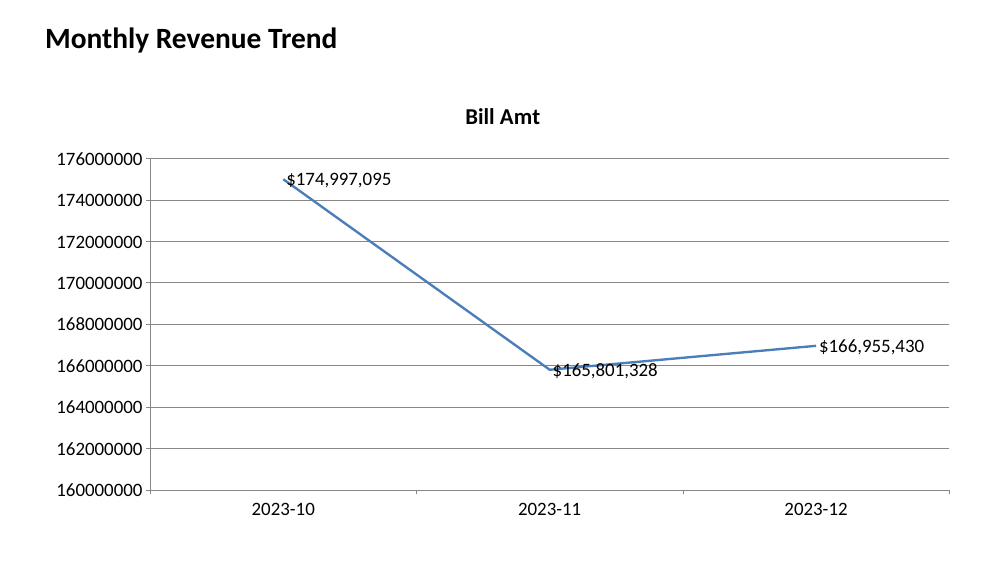
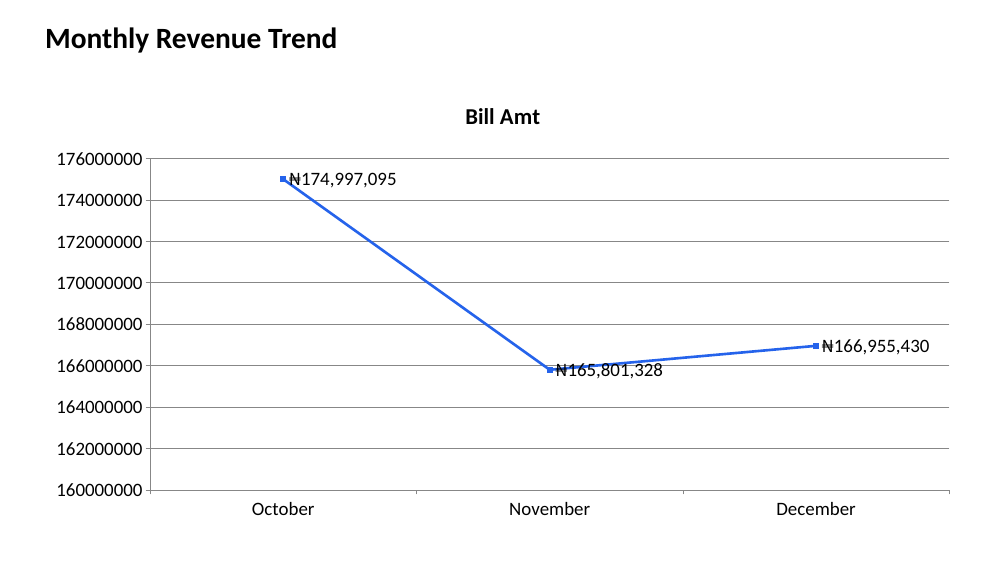
Before and after one commit to Legitbosz/AI-Data-Agent, a slide deck: slide 6 of report.pptx (slide 7 before the commit). Drawn at 1008x567 pixels with LibreOffice and Linux fonts; fonts in the diff are those of the drawing. Boxes give left, top, right and bottom in pixels: in the first picture for what was removed or moved away, otherwise in the second. Text is boxed around its words. In the diff, an @@ line names an element or a change of style, - is before the commit and + after.

```diff
--- a/report.pptx
+++ b/report.pptx
@@ line chart at bbox=[38, 83, 968, 529] @@
-categories: 2023-10, 2023-11, 2023-12
+categories: October, November, December
@@ colour of Bill Amt #4F81BD to #2563EB @@
@@ data labels of Bill Amt changed @@
```
Also in this commit, not shown: 5 other slides changed, 1 slide added, 1 slide removed, 8 other files.
